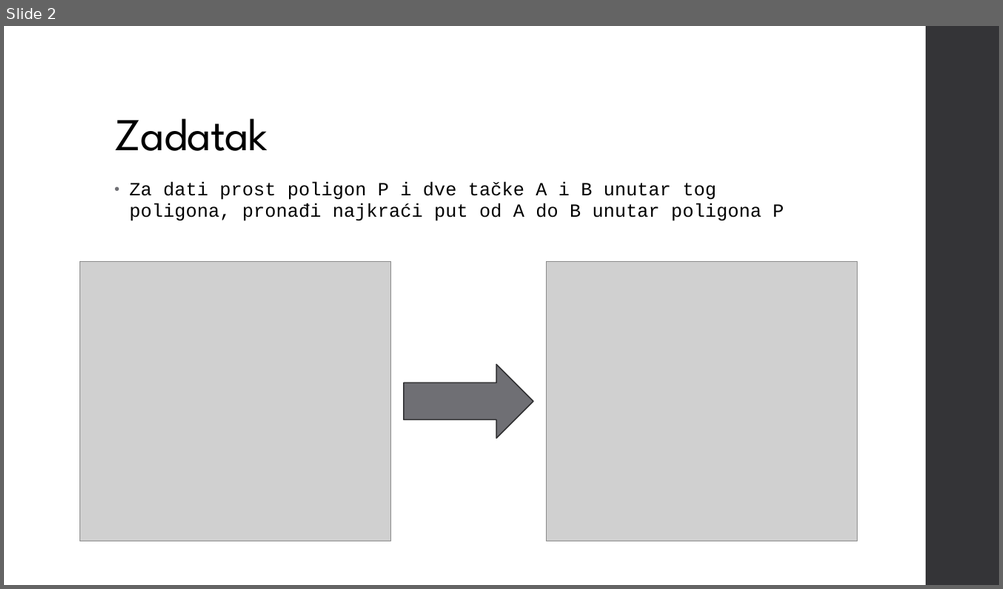
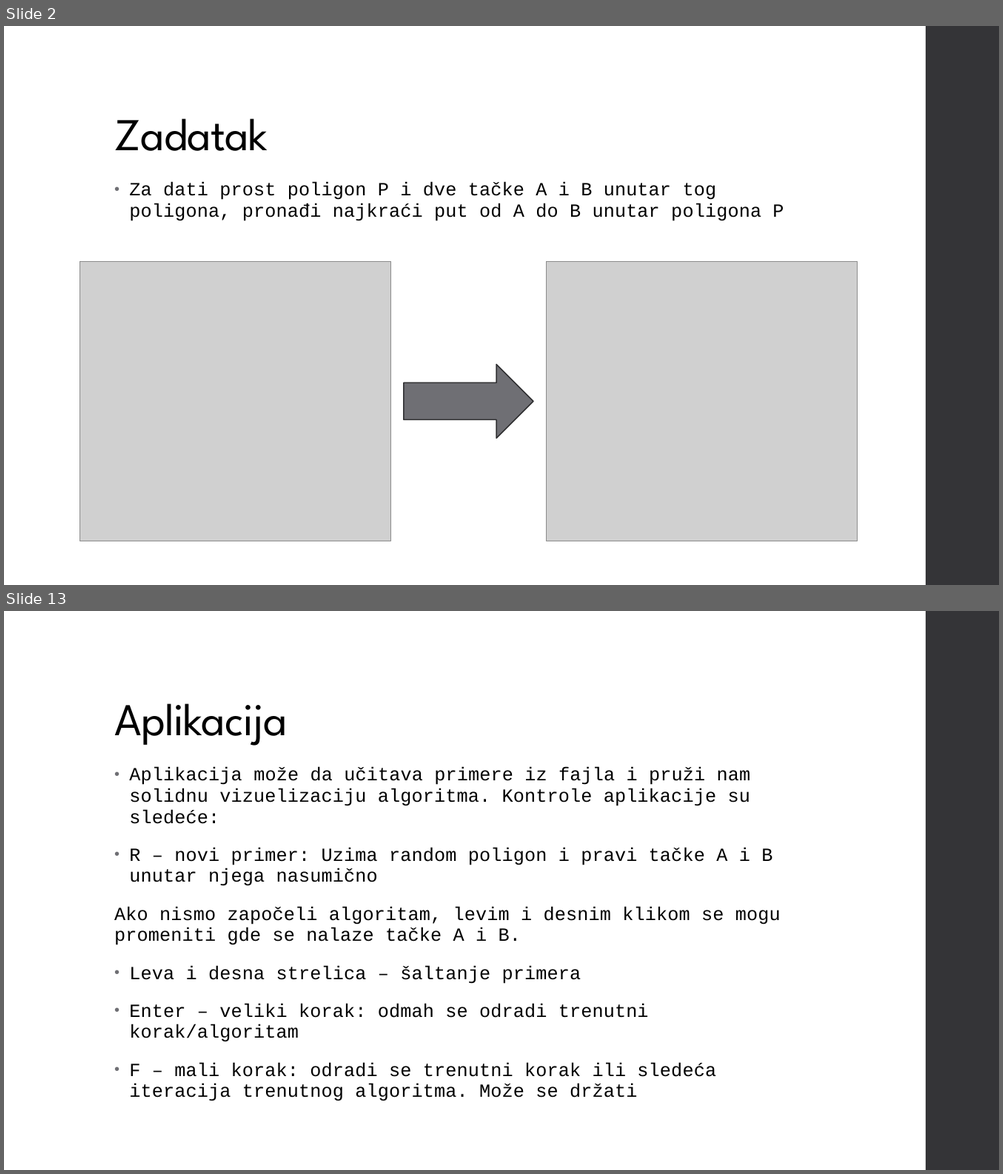
Before and after one commit to djordjepvl/Polygon-Pathfinding-Algorithm, a slide deck: Funnel Algorithm.pptx. Shown one above the other, each under a label of ours: slide 2 before the commit, slides 2 and 13 after it; the slides between them are not shown. The pictures are 1003x589 and 1003x1174 pixels, drawn with LibreOffice and Linux fonts; fonts in the diff are those of the drawing; grey boxes stand for pictures. Boxes give left, top, right and bottom in pixels: in the first picture for what was removed or moved away, otherwise in the second. Text is boxed around its words. In the diff, an @@ line names an element or a change of style, - is before the commit and + after.

```diff
--- a/Funnel Algorithm.pptx
+++ b/Funnel Algorithm.pptx
@@ slide 13 added at (x1=4, y1=611, x2=999, y2=1170), background #FFFFFF; not listed: 1 template element that a slide beside it also shows @@
@@ title added at (x1=114, y1=703, x2=287, y2=746), 44 pt, text #000000 @@
+Aplikacija
@@ text added at (x1=114, y1=767, x2=780, y2=1102), 18 pt, text #000000 @@
+• Aplikacija može da učitava primere iz fajla i pruži nam solidnu vizuelizaciju algoritma. Kontrole aplikacije su sledeće:
+• R – novi primer: Uzima random poligon i pravi tačke A i B unutar njega nasumično
+Ako nismo započeli algoritam, levim i desnim klikom se mogu promeniti gde se nalaze tačke A i B.
+• Leva i desna strelica – šaltanje primera
+• Enter – veliki korak: odmah se odradi trenutni korak/algoritam
+• F – mali korak: odradi se trenutni korak ili sledeća iteracija trenutnog algoritma. Može se držati
```
Also in this commit, not shown: 10 other slides added, 1 slide removed, 2 other files.
